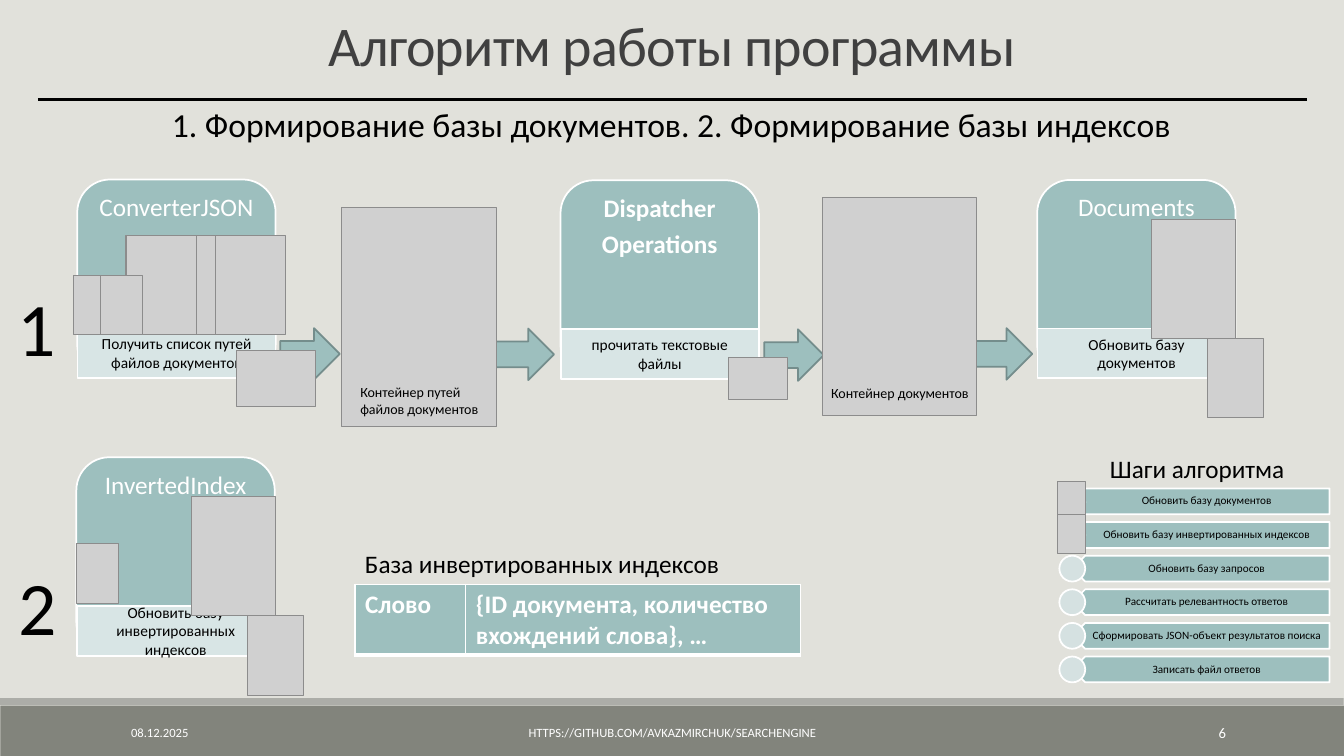
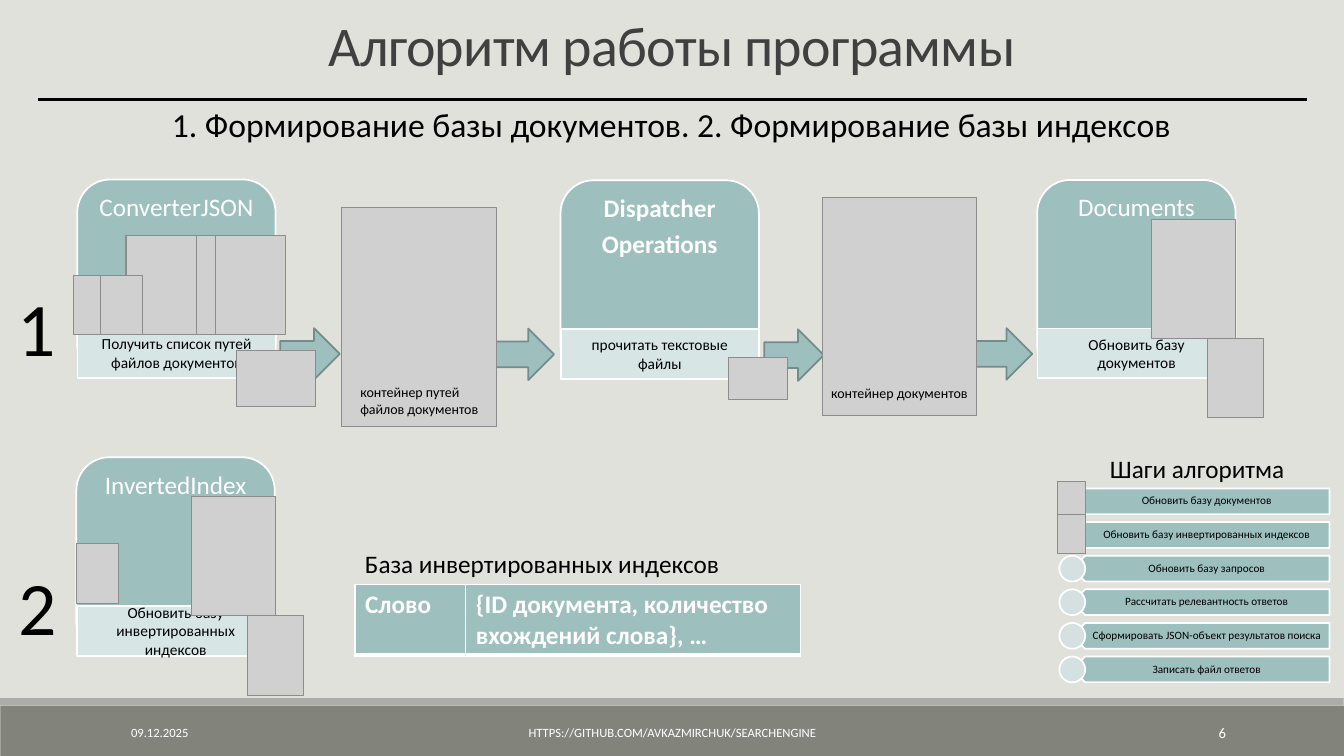
Before and after one commit to AVKazmirchuk/SearchEngine, a slide deck: slide 6 of presentation/защита.pptx. Drawn at 1344x756 pixels with LibreOffice and Linux fonts; fonts in the diff are those of the drawing; grey boxes stand for pictures. Boxes give left, top, right and bottom in pixels: in the first picture for what was removed or moved away, otherwise in the second. Text is boxed around its words. In the diff, an @@ line names an element or a change of style, - is before the commit and + after.

```diff
--- a/presentation/защита.pptx
+++ b/presentation/защита.pptx
@@ text at bbox=[360, 387, 459, 400]: text changed @@
-Контейнер путей
+контейнер путей
@@ text at bbox=[831, 388, 968, 401]: text changed @@
-Контейнер документов
+контейнер документов
@@ text at bbox=[131, 729, 188, 737]: text changed @@
-08.12.2025
+09.12.2025
```
Also in this commit, not shown: 25 other slides changed, 4 other files.
